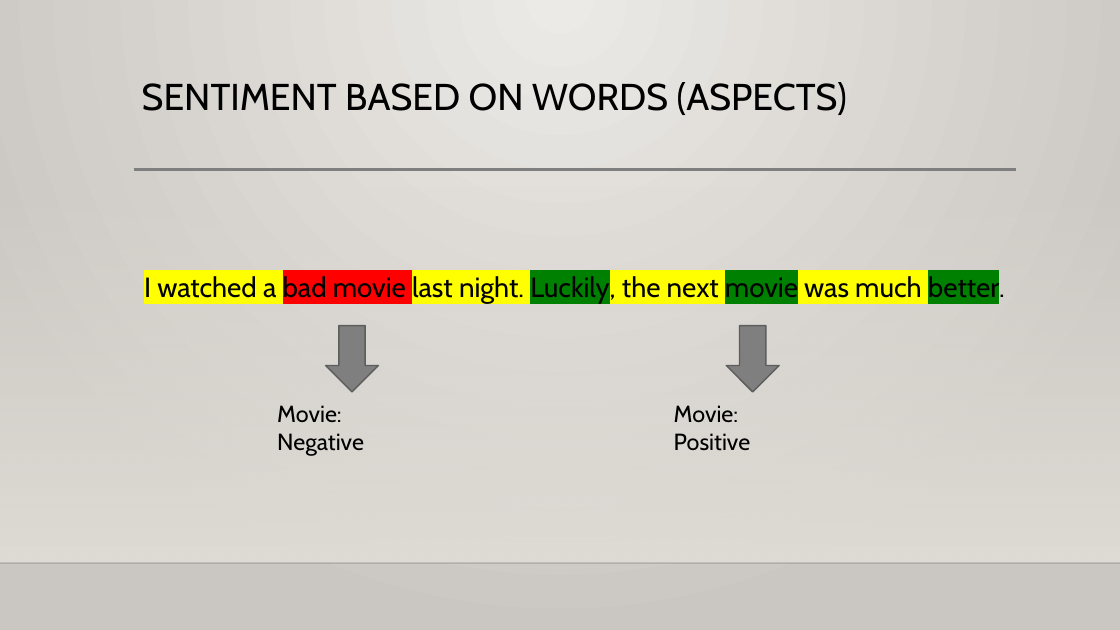
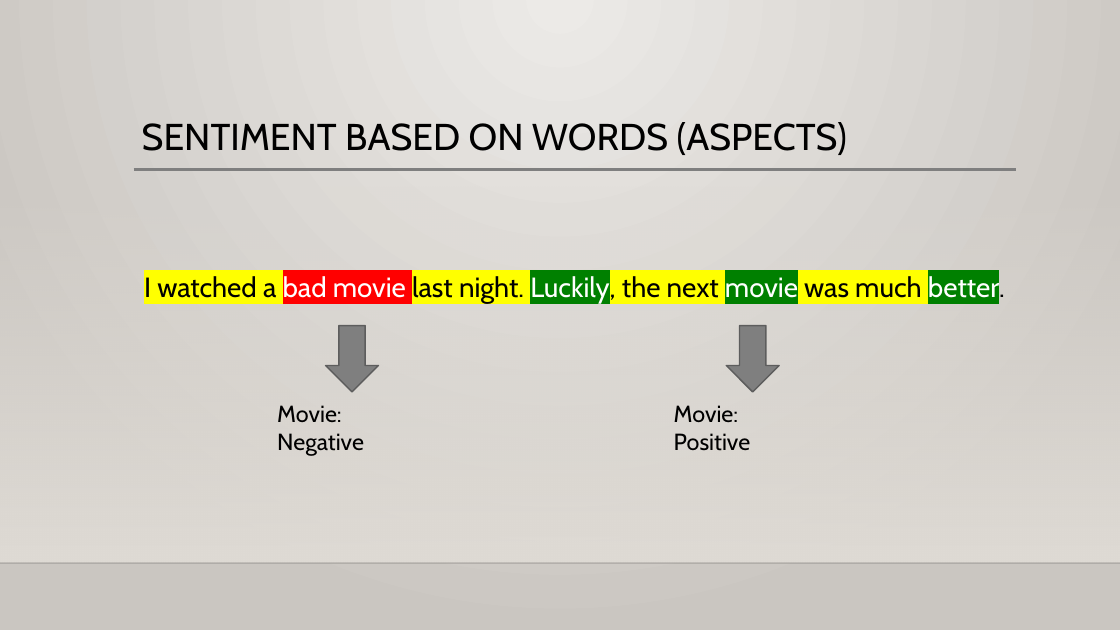
Before and after one commit to RobinRojowiec/workshop-simple-sentiment, a slide deck: slide 6 of presentation/simple_sentiment_analysis_workshop.pptx. Drawn at 1120x630 pixels with LibreOffice and Linux fonts; fonts in the diff are those of the drawing; background and template pictures are left out. Boxes give left, top, right and bottom in pixels: in the first picture for what was removed or moved away, otherwise in the second. Text is boxed around its words. In the diff, an @@ line names an element or a change of style, - is before the commit and + after.

```diff
--- a/presentation/simple_sentiment_analysis_workshop.pptx
+++ b/presentation/simple_sentiment_analysis_workshop.pptx
@@ title "SENTIMENT BASED ON WORDS (ASPECTS)": place and size @@
-title "SENTIMENT BASED ON WORDS (ASPECTS)" at bbox=[142, 82, 847, 115]
+title "SENTIMENT BASED ON WORDS (ASPECTS)" at bbox=[142, 122, 847, 155]
@@ text "I watched a bad movie ..." at bbox=[144, 273, 1005, 303]: text colour #000000 to #FFFFFF in "bad movie Luckily, movie better." @@
```
Also in this commit, not shown: 6 other slides changed, 4 slides added, 1 slide removed, 1 other file.
